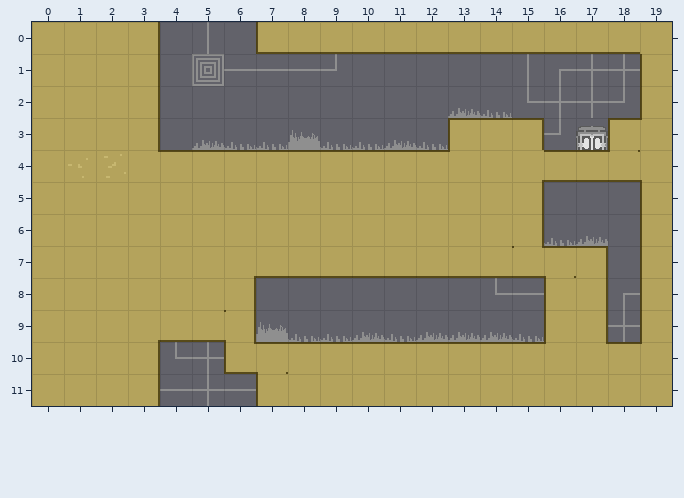
Tiled map (JSON) -- app/maps/Map-3.json. The first picture shows the starting point.
Cells are 32x32 px. Shown: x 0..19, y 0..11.
The result:
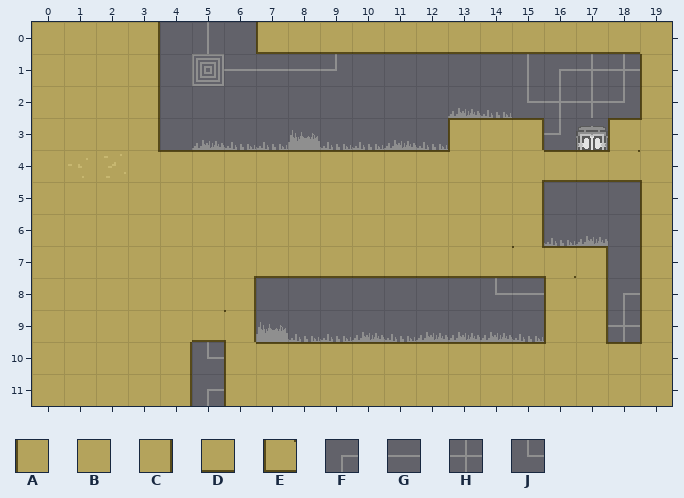
Key: from "sprite": A 90, B 91, C 92, D 101, E 130, F 170, G 171, H 182, J 190.
_ is an empty cell, . an unchanged one.
The exact change:
--- layer "Tile Layer 1"
@@ x 3..7 @@
- 9 .D...
-10 CJHE.
-11 CGHGA
+ 9 .B...
+10 BCJA.
+11 BCFAB
